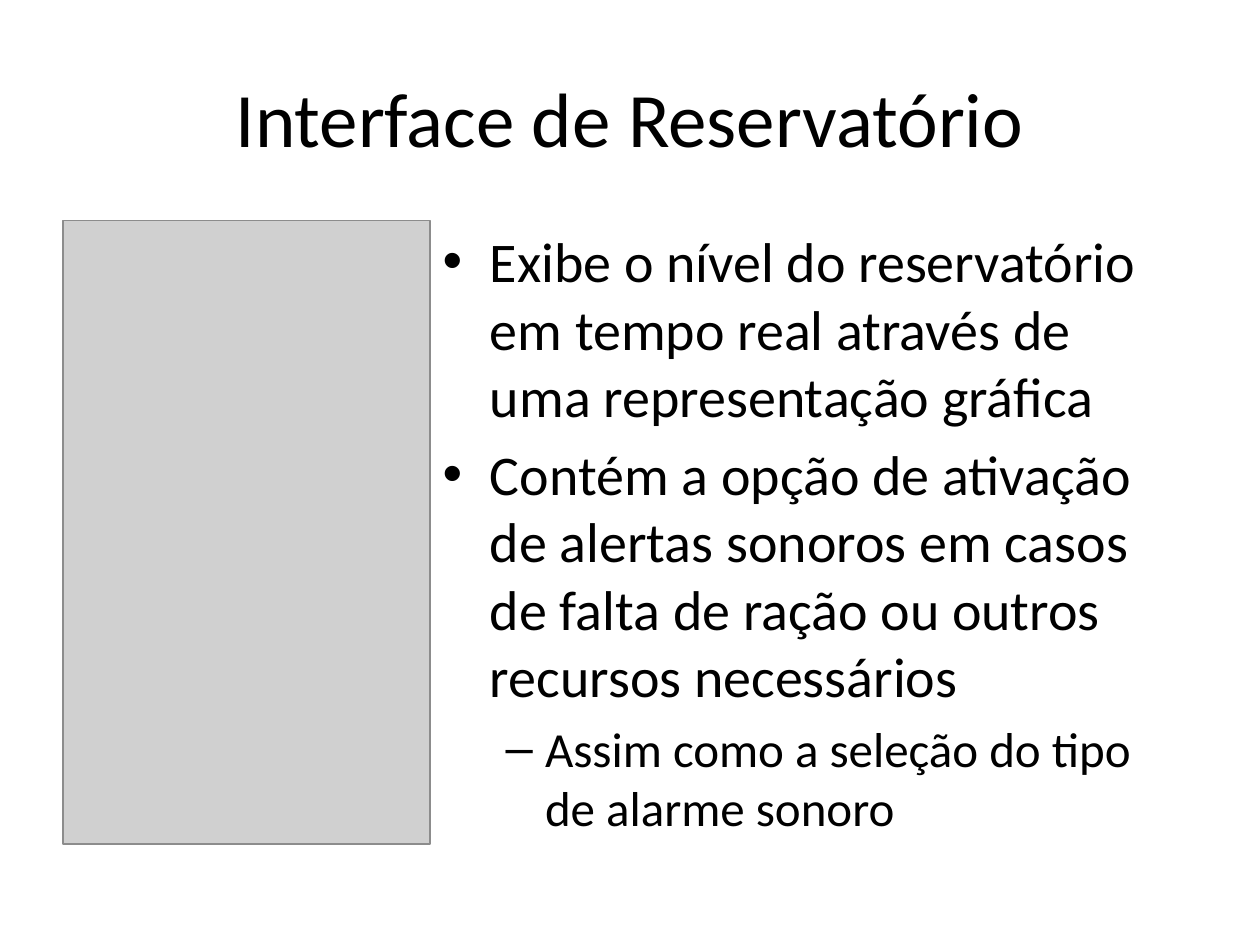
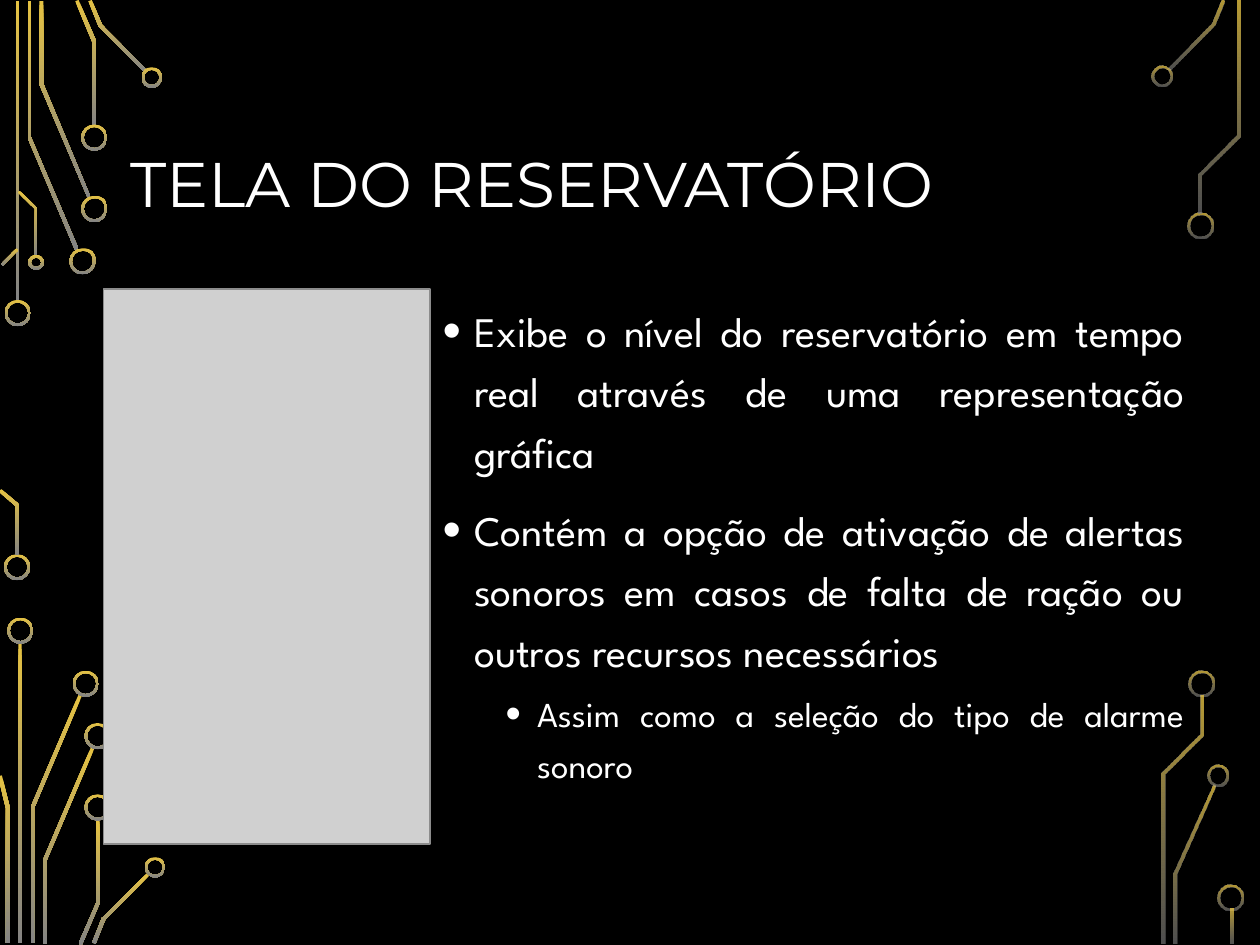
Before and after one commit to AntonioZanini/TCC-ETEC-ELO20-02, a slide deck: slide 21 of TCC.pptx. Drawn at 1260x945 pixels with LibreOffice and Linux fonts; fonts in the diff are those of the drawing; grey boxes stand for pictures; background and template pictures are left out. Boxes give left, top, right and bottom in pixels: in the first picture for what was removed or moved away, otherwise in the second. Text is boxed around its words. In the diff, an @@ line names an element or a change of style, - is before the commit and + after.

```diff
--- a/TCC.pptx
+++ b/TCC.pptx
@@ background #FFFFFF to picture (left out) @@
@@ title at box(131, 151, 934, 208): text changed; size 44 to 36 pt; font Calibri to Montserrat; text colour #000000 to #FFFFFF @@
-Interface de Reservatório
+TELA DO RESERVATÓRIO
@@ picture: place and size @@
-picture at box(63, 220, 430, 844)
+picture at box(103, 289, 430, 844)
@@ text "Exibe o nível do reservatório ...": place and size @@
-text "Exibe o nível do reservatório ..." at box(490, 243, 1135, 827)
+text "Exibe o nível do reservatório ..." at box(474, 318, 1184, 779)
@@ text "Exibe o nível do reservatório ..." at box(474, 318, 1184, 779): size 32 to 24 pt in "Exibe o nível do reservatório em tempo ...", "Contém a opção de ativação de alertas ..."; font Calibri to League Spartan, text colour #000000 to #FFFFFF; size 28 to 20 pt in "Assim como a seleção do tipo de ..."; alignment left to justified; indent changed; line spacing 1 to 1.2; more space between paragraphs; bullet – to • @@
@@ group added at box(0, 0, 1244, 945): 33 freeform shapes, 3 rectangles @@
```
Also in this commit, not shown: 21 other slides changed, 1 slide added, 1 slide removed.
